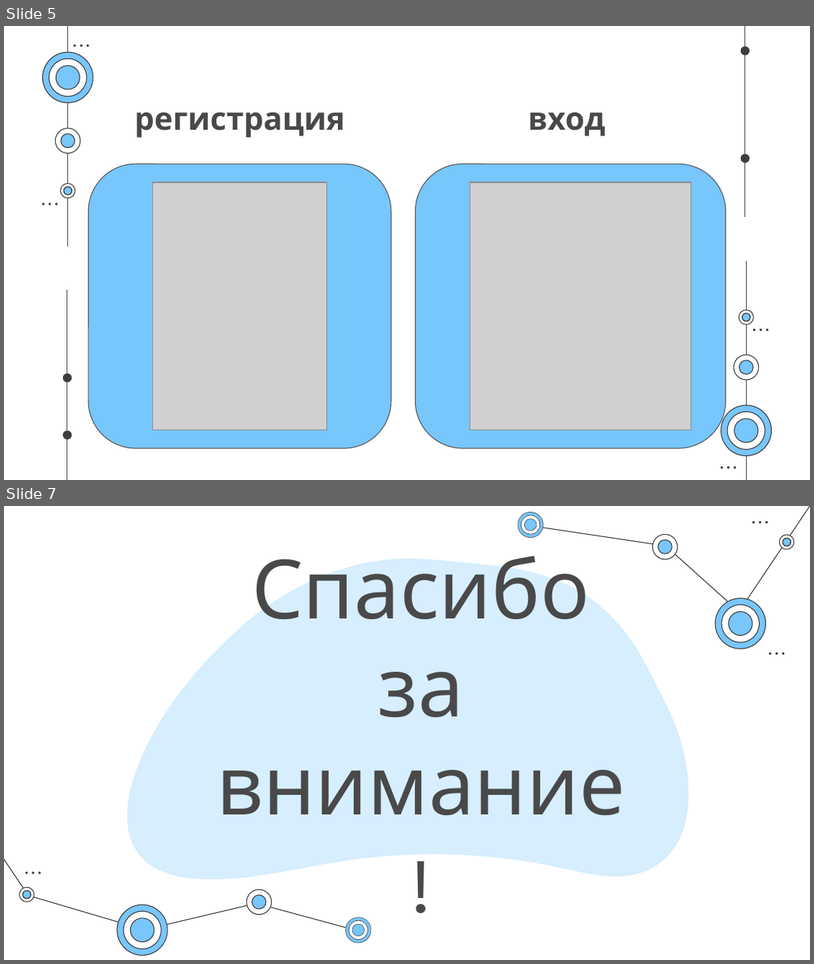
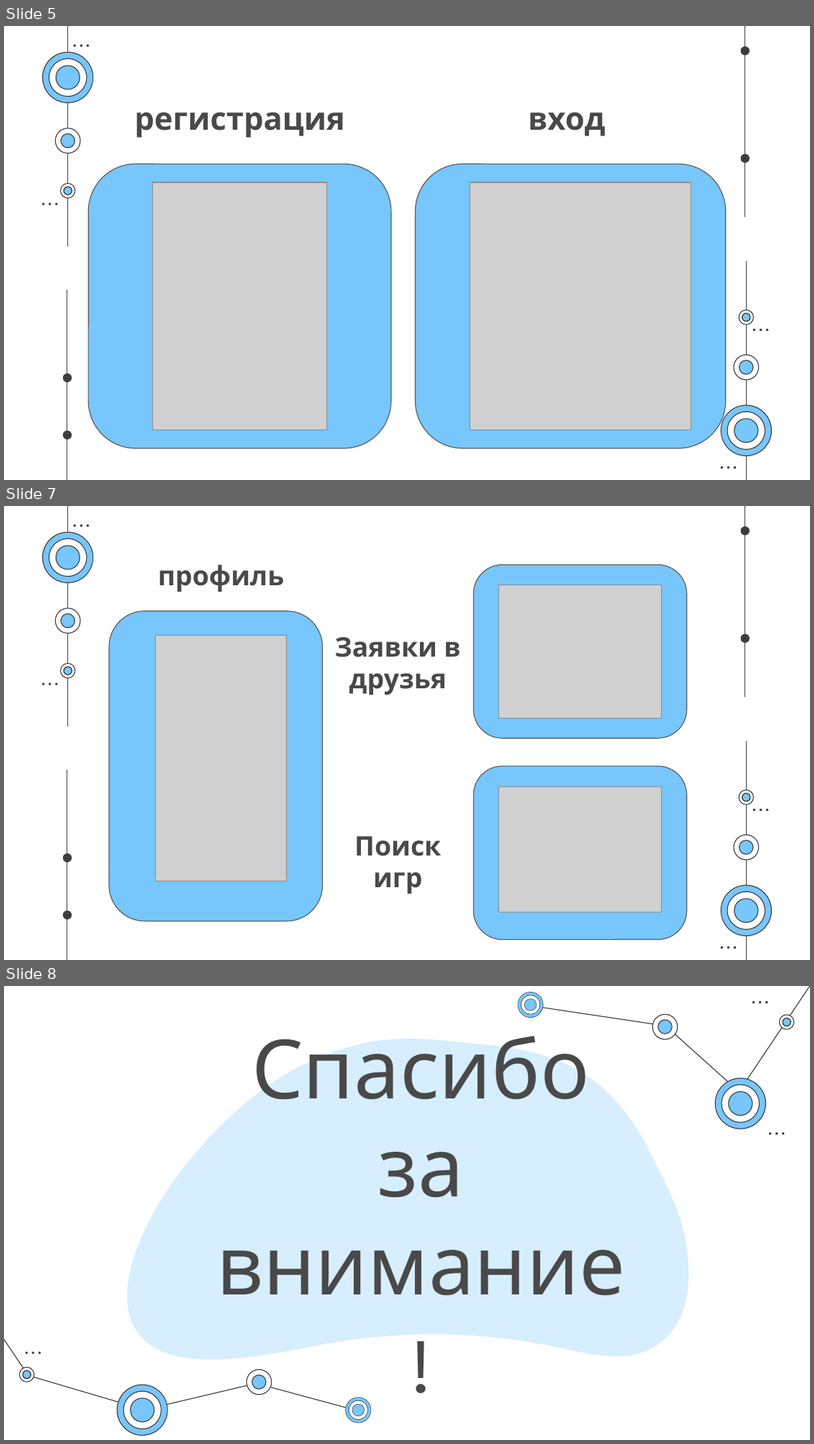
Before and after one commit to Blezer123/Project_Site_Yandex, a slide deck: Презентация.pptx. Shown one above the other, each under a label of ours: slides 5 and 7 before the commit, slides 5, 7 and 8 after it; the slides between them are not shown. The pictures are 814x964 and 814x1444 pixels, drawn with LibreOffice and Linux fonts; fonts in the diff are those of the drawing; grey boxes stand for pictures. Boxes give left, top, right and bottom in pixels: in the first picture for what was removed or moved away, otherwise in the second. Text is boxed around its words. In the diff, an @@ line names an element or a change of style, - is before the commit and + after.

```diff
--- a/Презентация.pptx
+++ b/Презентация.pptx
@@ slide 7 added at bbox=[4, 506, 810, 960], background #FFFFFF; not listed: 48 template elements that a slide beside it also shows @@
@@ title added at bbox=[158, 564, 284, 592], 24 pt, text #494949, bold @@
+профиль
@@ rounded rectangle added at bbox=[473, 565, 687, 739], fill #77C6FC, outline #595959 0.75 pt @@
@@ picture added at bbox=[499, 584, 662, 718] @@
@@ rounded rectangle added at bbox=[109, 611, 322, 921], fill #77C6FC, outline #595959 0.75 pt @@
@@ picture added at bbox=[156, 635, 287, 881] @@
@@ text added at bbox=[335, 637, 460, 695], 24 pt, text #494949, bold @@
+Заявки в друзья
@@ rounded rectangle added at bbox=[473, 766, 687, 939], fill #77C6FC, outline #595959 0.75 pt @@
@@ picture added at bbox=[499, 787, 662, 912] @@
@@ text added at bbox=[355, 836, 441, 893], 24 pt, text #494949, bold @@
+Поиск игр
@@ what was slide 7 is now slide 8 @@
```
Also in this commit, not shown: 5 slides changed.
